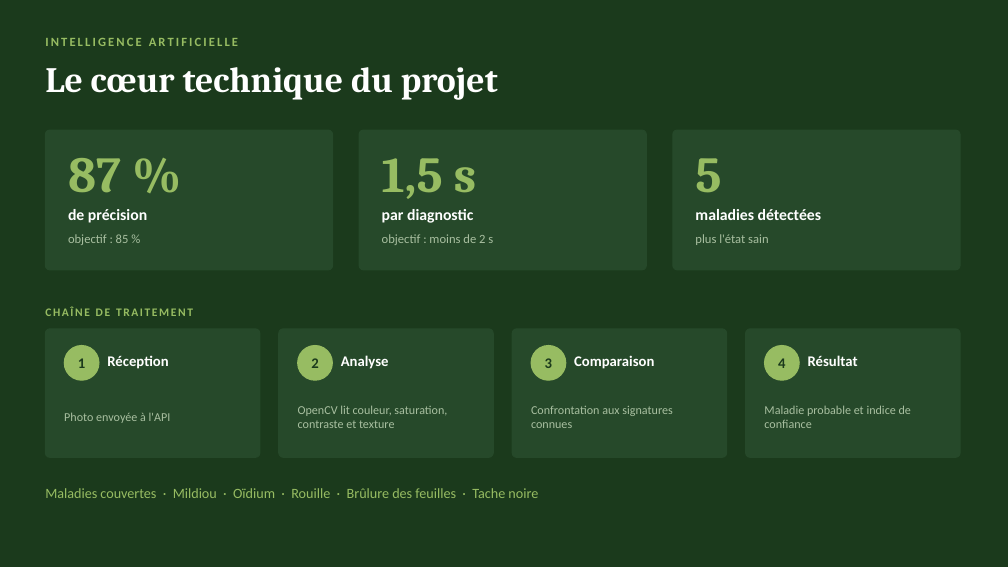
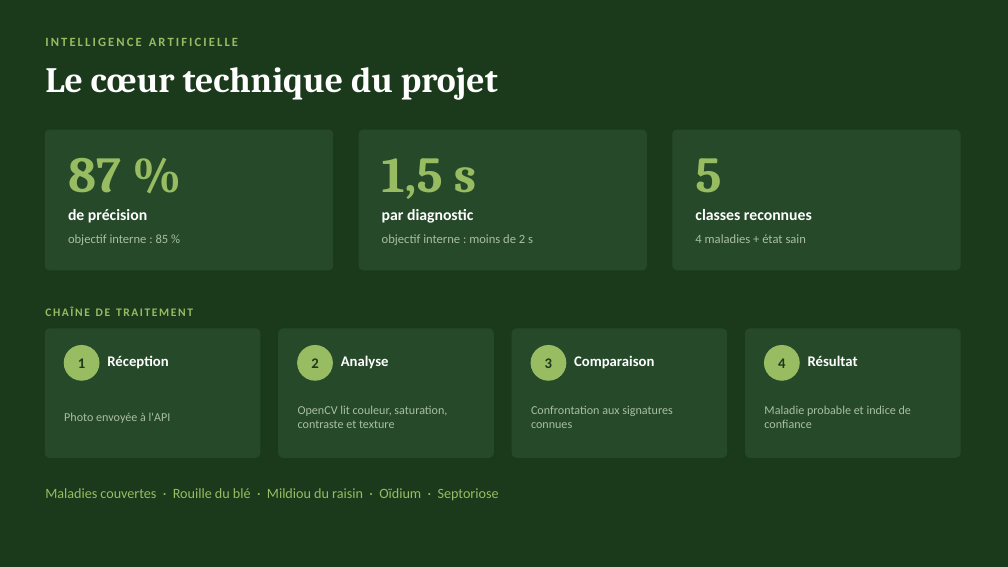
Before and after one commit to Antonito35/diagnositique-plante, a slide deck: slide 10 of SOUTENANCE.pptx. Drawn at 1008x567 pixels with LibreOffice and Linux fonts; fonts in the diff are those of the drawing. Boxes give left, top, right and bottom in pixels: in the first picture for what was removed or moved away, otherwise in the second. Text is boxed around its words. In the diff, an @@ line names an element or a change of style, - is before the commit and + after.

```diff
--- a/SOUTENANCE.pptx
+++ b/SOUTENANCE.pptx
@@ text at bbox=[695, 209, 812, 220]: text changed @@
-maladies détectées
+classes reconnues
@@ text at bbox=[68, 234, 169, 245]: text changed @@
-objectif : 85 %
+objectif interne : 85 %
@@ text at bbox=[382, 234, 533, 245]: text changed @@
-objectif : moins de 2 s
+objectif interne : moins de 2 s
@@ text at bbox=[695, 234, 806, 243]: text changed @@
-plus l'état sain
+4 maladies + état sain
@@ text at bbox=[45, 488, 499, 500]: text changed @@
-Maladies couvertes · Mildiou · Oïdium · Rouille · Brûlure des feuilles · Tache noire
+Maladies couvertes · Rouille du blé · Mildiou du raisin · Oïdium · Septoriose
```
Also in this commit, not shown: 1 other slide changed, 7 other files.
